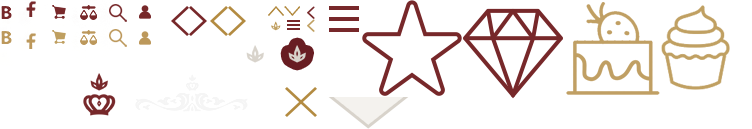
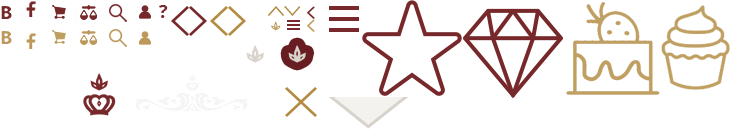
Before/after of a 752 × 129 layered artwork. What changed in the layer stack:
added layer "?" above "Слой 24" over [159, 5, 168, 18]
